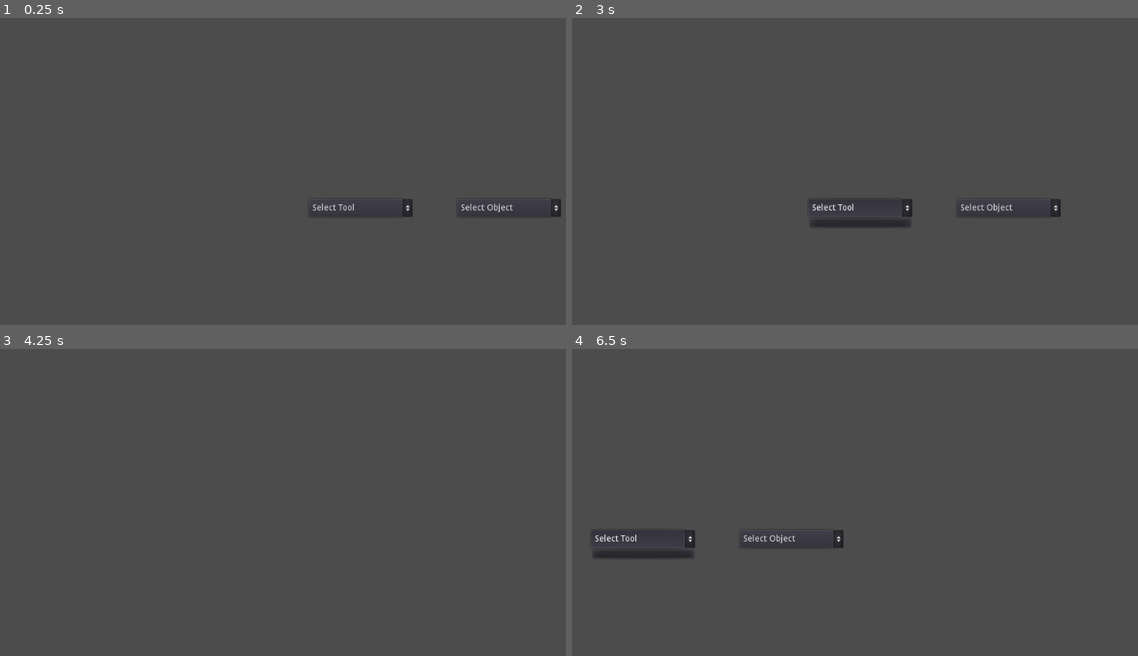
Above: before the commit, frames 1-4 (two rows, left to right).
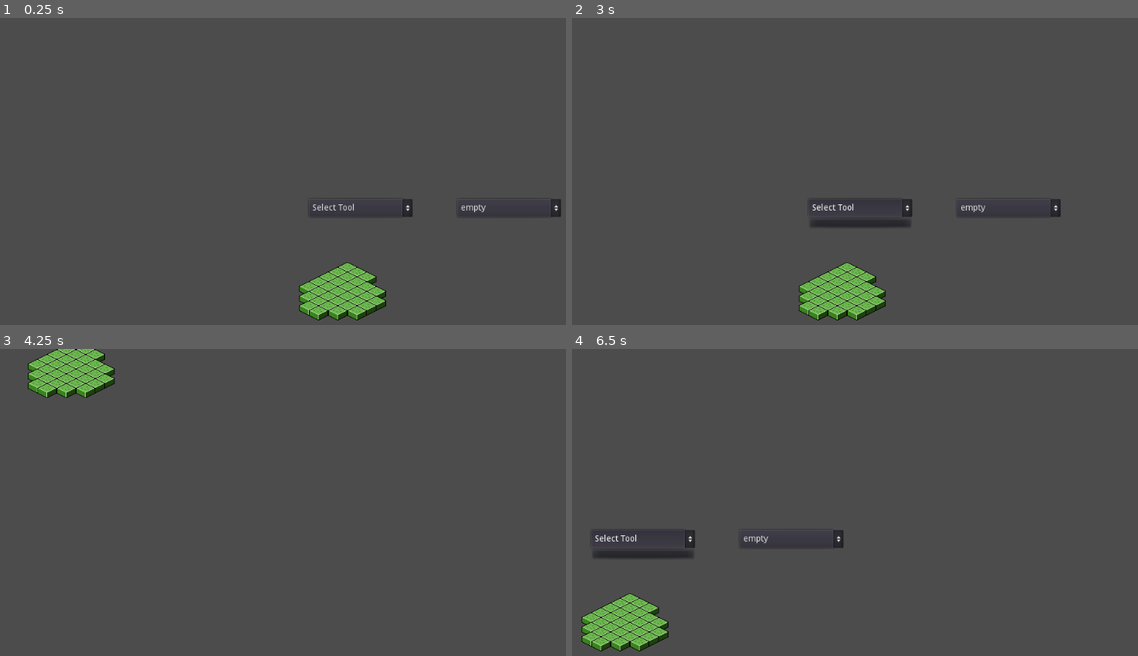
Above: after the commit, the same moments.

Repository: Lerrrtaste/project-minigolf-3
Game: Godot game, scene res://scenes/editor/Editor.tscn
Two runs of this game, one before a commit and one after it. Both use one fixed random seed, a clock stepped at 60 frames per second and the inputs below. This scene is started directly instead of the project's main scene.
Inputs (mouse positions are in pixels of both pictures, inside the frame that each line leads up to):
- Up to frame 1 (0.25 s): no input
- Up to frame 2 (3 s): click (1081, 208) at 0.5 s, where only the run before the commit has a clickable "Select Object"; click (1081, 208) at 1.25 s, where only the run after the commit has a clickable "empty"; click "Select Tool" at 2 s; tap Enter at 2.75 s; move the mouse to (1019, 180) at 2.77 s; hold D from 2.78 s (still down)
- Up to frame 3 (4.25 s): move the mouse to (186, 548) at 3.52 s; release D at 3.53 s; hold S from 3.53 s (still down)
- Up to frame 4 (6.5 s): move the mouse to (939, 450) at 4.27 s; release S at 4.28 s; hold D 4.28-5.03 s; tap Space at 5 s; move the mouse to (849, 603) at 5.02 s; hold W 5.03-5.78 s; move the mouse to (1064, 585) at 5.77 s; hold A from 5.78 s (still down)

The runs differ from the first frame. In frame 1, 2.2% of the frame differs, in the area x 52-91%, y 60-99%; in frame 2, 2.2%; in frame 3, 2.0%; in frame 4, 2.2%.

Commit message:
Added first draft of GameDesignDocument; Worked on Editor and Map;

Diff:
--- a/godot_project/global.gd
+++ b/godot_project/global.gd
@@ -16,6 +16,7 @@
 #	"res://scenes/building_blocks/grass/BlockGrass.tscn",
 #]
 
+
 #### Nakama ####
 # https://github.com/heroiclabs/nakama-godot
 const NK_KEY = "defaultkey"
--- a/godot_project/objects/map/Map.tscn
+++ b/godot_project/objects/map/Map.tscn
@@ -1,6 +1,14 @@
-[gd_scene load_steps=2 format=2]
+[gd_scene load_steps=3 format=2]
 
 [ext_resource path="res://objects/map/map.gd" type="Script" id=1]
+[ext_resource path="res://objects/map/map_tileset.tres" type="TileSet" id=2]
 
 [node name="Map" type="Node2D"]
 script = ExtResource( 1 )
+
+[node name="TileMap" type="TileMap" parent="."]
+mode = 1
+tile_set = ExtResource( 2 )
+cell_size = Vector2( 32, 16 )
+format = 1
+tile_data = PoolIntArray( 327689, 0, 0, 327690, 0, 0, 327691, 0, 0, 393225, 0, 0, 393226, 0, 0, 393227, 0, 0, 393228, 0, 0, 393229, 0, 0, 458761, 0, 0, 458762, 0, 0, 458763, 0, 0, 458764, 0, 0, 458765, 0, 0, 458766, 0, 0, 524297, 0, 0, 524298, 0, 0, 524299, 0, 0, 524300, 0, 0, 524301, 0, 0, 524302, 0, 0, 589833, 0, 0, 589834, 0, 0, 589835, 0, 0, 589836, 0, 0, 589837, 0, 0, 589838, 0, 0, 655370, 0, 0, 655371, 0, 0, 655372, 0, 0, 655373, 0, 0, 720907, 0, 0, 720908, 0, 0 )
--- a/godot_project/objects/map/map.gd
+++ b/godot_project/objects/map/map.gd
@@ -4,16 +4,55 @@
 Tile Size
 32*44
 """
-const TILE_X = 16
+const TILE_X = 32
 const TILE_Y = 16
 
-var grid:Vector2
+var map_objects:Dictionary
+
+
+const TILE_DATA = { #id has to be the index in the tilemap
+	"empty": {"id":-1, "texture_path":null},
+	"grass": {"id":0, "texture_path":"res://objects/map/grass.png"},
+	"wall": {"id":1, "texture_path":"res://objects/map/wall.png"},
+	"dirt": {"id":2, "texture_path":null},
+	"water": {"id":3, "texture_path":null},
+}
+onready var tilemap = get_node("TileMap")
+
 
 func _ready():
 	pass
 
-func editor_add_object(grid_coord:Vector2,object_id:int):
+
+func _process(delta):
 	pass
+
+
+func editor_add_object(world_pos:Vector2,object_id:int):
+	pass
+
+
+func editor_tile_remove(world_pos:Vector2):
+	pass
+
+
+func editor_cursor_show(world_pos:Vector2):
+	pass
+
+
+func editor_cursor_hide(world_pos:Vector2):
+	pass
+
+
+func _unhandled_input(event):
+	if event is InputEventMouse:
+		pass
+
+
+#### Loading / Saving
+
+
+
 
 
 #### Helper Functions
--- /dev/null
+++ b/godot_project/objects/map/map_tileset.tres
@@ -0,0 +1,34 @@
+[gd_resource type="TileSet" load_steps=3 format=2]
+
+[ext_resource path="res://objects/map/grass.png" type="Texture" id=1]
+[ext_resource path="res://objects/map/wall.png" type="Texture" id=2]
+
+[resource]
+0/name = "grass.png 0"
+0/texture = ExtResource( 1 )
+0/tex_offset = Vector2( 0, -17 )
+0/modulate = Color( 1, 1, 1, 1 )
+0/region = Rect2( 0, 0, 32, 34 )
+0/tile_mode = 0
+0/occluder_offset = Vector2( 0, 0 )
+0/navigation_offset = Vector2( 0, 0 )
+0/shape_offset = Vector2( 0, 0 )
+0/shape_transform = Transform2D( 1, 0, 0, 1, 0, 0 )
+0/shape_one_way = false
+0/shape_one_way_margin = 0.0
+0/shapes = [  ]
+0/z_index = 0
+1/name = "wallt.png 1"
+1/texture = ExtResource( 2 )
+1/tex_offset = Vector2( 0, -17 )
+1/modulate = Color( 1, 1, 1, 1 )
+1/region = Rect2( 0, 0, 32, 34 )
+1/tile_mode = 0
+1/occluder_offset = Vector2( 0, 0 )
+1/navigation_offset = Vector2( 0, 0 )
+1/shape_offset = Vector2( 0, 0 )
+1/shape_transform = Transform2D( 1, 0, 0, 1, 0, 0 )
+1/shape_one_way = false
+1/shape_one_way_margin = 0.0
+1/shapes = [  ]
+1/z_index = 0
--- a/godot_project/scenes/editor/Editor.tscn
+++ b/godot_project/scenes/editor/Editor.tscn
@@ -1,8 +1,9 @@
-[gd_scene load_steps=4 format=2]
+[gd_scene load_steps=5 format=2]
 
 [ext_resource path="res://scenes/editor/editor.gd" type="Script" id=1]
 [ext_resource path="res://objects/map_objects/grass/grass_tileset.png" type="Texture" id=2]
 [ext_resource path="res://objects/map/Map.tscn" type="PackedScene" id=3]
+[ext_resource path="res://objects/map/map_tileset.tres" type="TileSet" id=4]
 
 [node name="Editor" type="Node2D"]
 script = ExtResource( 1 )
@@ -15,7 +16,7 @@
 "_edit_use_anchors_": false
 }
 
-[node name="SelectObject" type="OptionButton" parent="."]
+[node name="SelectTile" type="OptionButton" parent="."]
 margin_left = 246.0
 margin_right = 418.0
 margin_bottom = 30.0
@@ -35,3 +36,10 @@
 
 [node name="DebugCamera" type="Camera2D" parent="."]
 current = true
+
+[node name="TileMapCursor" type="TileMap" parent="."]
+modulate = Color( 0.443137, 0.0980392, 0.0980392, 1 )
+mode = 1
+tile_set = ExtResource( 4 )
+cell_size = Vector2( 32, 16 )
+format = 1
--- a/godot_project/scenes/editor/editor.gd
+++ b/godot_project/scenes/editor/editor.gd
@@ -2,16 +2,25 @@
 
 onready var spr_grid_cursor = get_node("SprGridCursor")
 onready var map = get_node("Map")
+onready var select_tile = get_node("SelectTile")
+onready var tilemap_cursor = get_node("TileMapCursor")
 
+var show_cursor := true
+var selected_cell := Vector2()
 
 func _ready():
-	pass
+	for i in map.TILE_DATA:
+		var tile_id = map.TILE_DATA[i]["id"] + 1
+		if map.TILE_DATA[i]["texture_path"] != null:
+			var icon = load(map.TILE_DATA[i]["texture_path"])
+			select_tile.add_icon_item(icon,i,tile_id)
+		else:
+			select_tile.add_item(i,tile_id)
 
 
 func _process(delta):
 	var snapped = map.snap_world_to_grid(get_local_mouse_position())
 	spr_grid_cursor.position = snapped
-
 
 	var cam_movement := Vector2()
 	var cam_speed = 10
@@ -25,6 +34,13 @@
 		cam_movement.x += cam_speed
 	$DebugCamera.position += cam_movement
 	update()
+
+	if show_cursor:
+		var coord = tilemap_cursor.world_to_map(get_global_mouse_position())
+		if coord != selected_cell:
+			tilemap_cursor.set_cell(selected_cell.x,selected_cell.y,-1)
+			tilemap_cursor.set_cell(coord.x,coord.y,select_tile.selected-1)
+			selected_cell = coord
 
 
 func _draw():
@@ -40,7 +56,7 @@
 #		var end = map.cartesian_to_isometric(map.snap_world_to_grid(Vector2(x,draw_limit)))
 #		draw_line(start,end,ColorN("grey"))
 #
-#	#draw_circle(map.cartesian_to_isometric(map.snap_world_to_grid(get_local_mouse_position())),4,ColorN("red"))
+	#draw_circle(map.cartesian_to_isometric(map.snap_world_to_grid(get_local_mouse_position())),4,ColorN("red"))
 #	var mouse = get_local_mouse_position()
-#	var worldpos = (mouse.x / map.TILE_X/2 + mouse.y / map.TILE_Y/2) /2
+#	var worldpos:Vector2 = (mouse.x / map.TILE_X/2 + mouse.y / map.TILE_Y/2) /2
 #	draw_circle(worldpos,4,ColorN("red"))
Binary file added: godot_project/objects/map/grass.png
Not shown, added: godot_project/objects/map/grass.png.import
Binary file added: godot_project/objects/map/wall.png
Not shown, added: godot_project/objects/map/wall.png.import
Not shown, added: GameDesignDocument.odt
Not shown, changed: server/data/logfile.log
